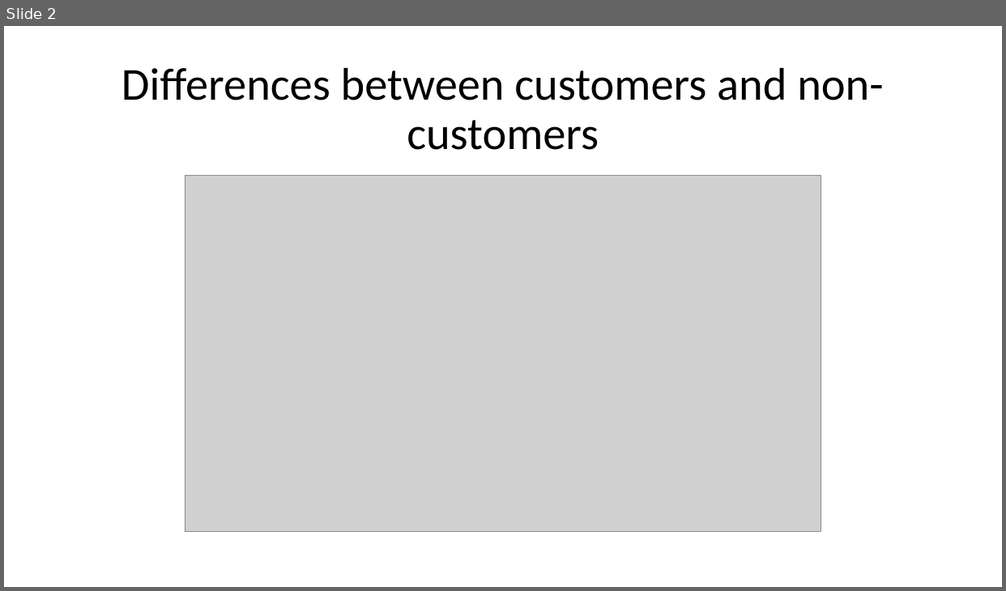
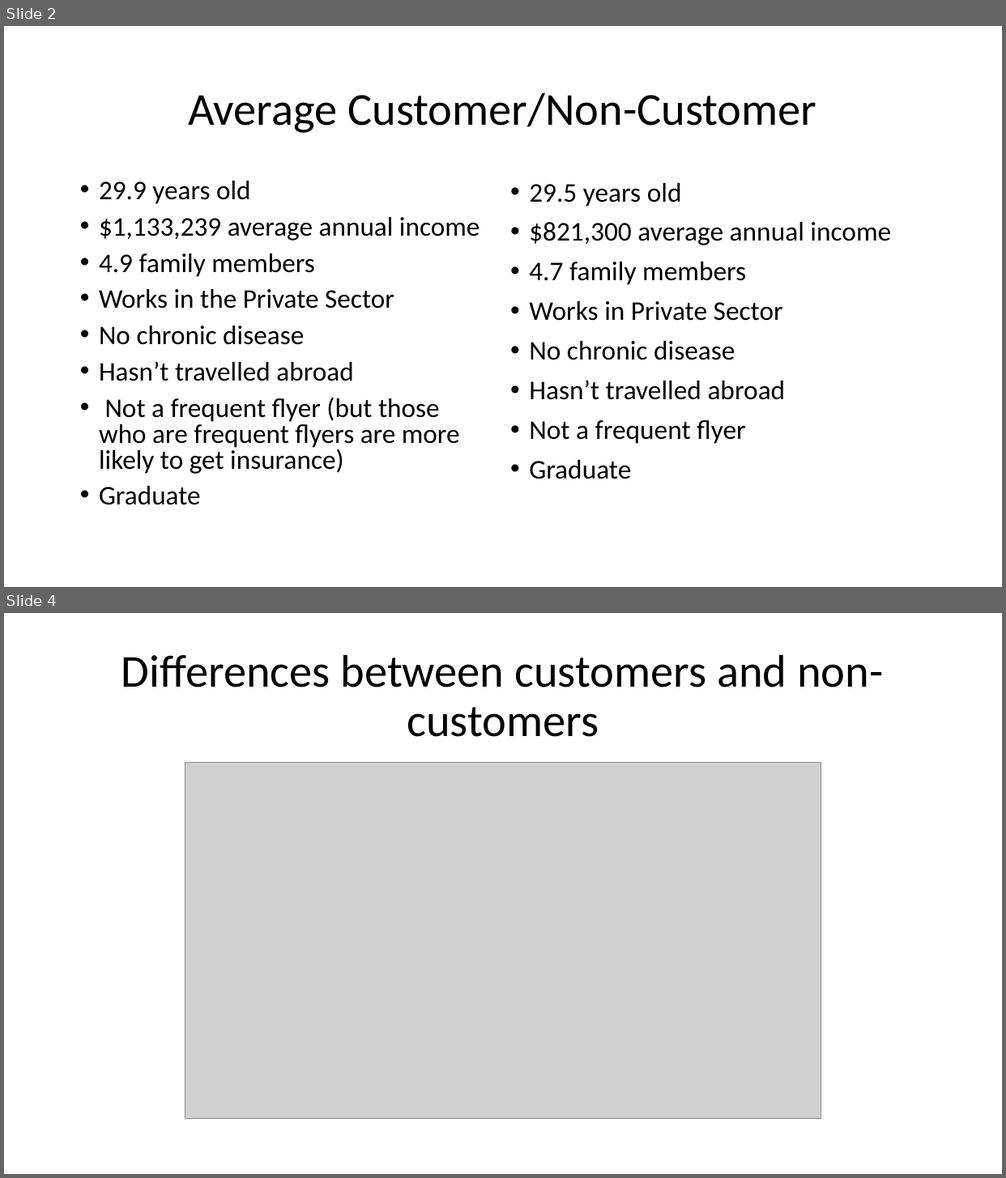
Before and after one commit to SL477/Travel_Insurance_habits, a slide deck: Travel Insurance Customers Travel Habits.pptx. Shown one above the other, each under a label of ours: slide 2 before the commit, slides 2 and 4 after it; the slides between them are not shown. The pictures are 1006x591 and 1006x1178 pixels, drawn with LibreOffice and Linux fonts; fonts in the diff are those of the drawing; grey boxes stand for pictures. Boxes give left, top, right and bottom in pixels: in the first picture for what was removed or moved away, otherwise in the second. Text is boxed around its words. In the diff, an @@ line names an element or a change of style, - is before the commit and + after.

```diff
--- a/Travel Insurance Customers Travel Habits.pptx
+++ b/Travel Insurance Customers Travel Habits.pptx
@@ slide 2 added at bbox=[4, 26, 1002, 587], background #FFFFFF @@
@@ title added at bbox=[188, 92, 816, 133], 44 pt, text #000000 @@
+Average Customer/Non-Customer
@@ text added at bbox=[99, 181, 479, 506], 25.9 pt, text #000000 @@
+• 29.9 years old
+• $1,133,239 average annual income
+• 4.9 family members
+• Works in the Private Sector
+• No chronic disease
+• Hasn’t travelled abroad
+• Not a frequent flyer (but those who are frequent flyers are more likely to get insurance)
+• Graduate
@@ text added at bbox=[529, 183, 891, 480], 26 pt, text #000000 @@
+• 29.5 years old
+• $821,300 average annual income
+• 4.7 family members
+• Works in Private Sector
+• No chronic disease
+• Hasn’t travelled abroad
+• Not a frequent flyer
+• Graduate
@@ what was slide 2 is now slide 4 @@
```
Also in this commit, not shown: 1 slide changed, 5 other slides added, 8 other files.
